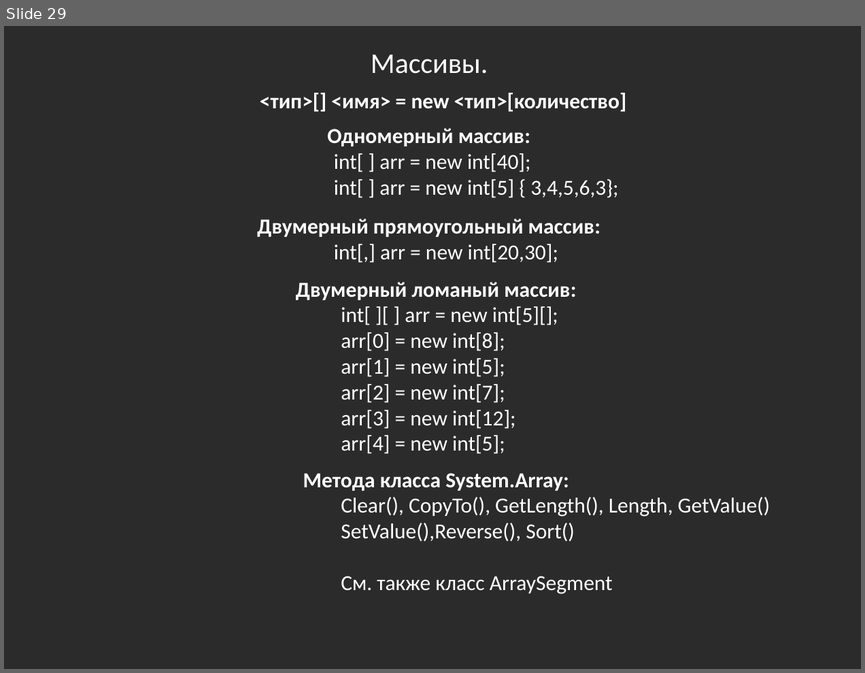
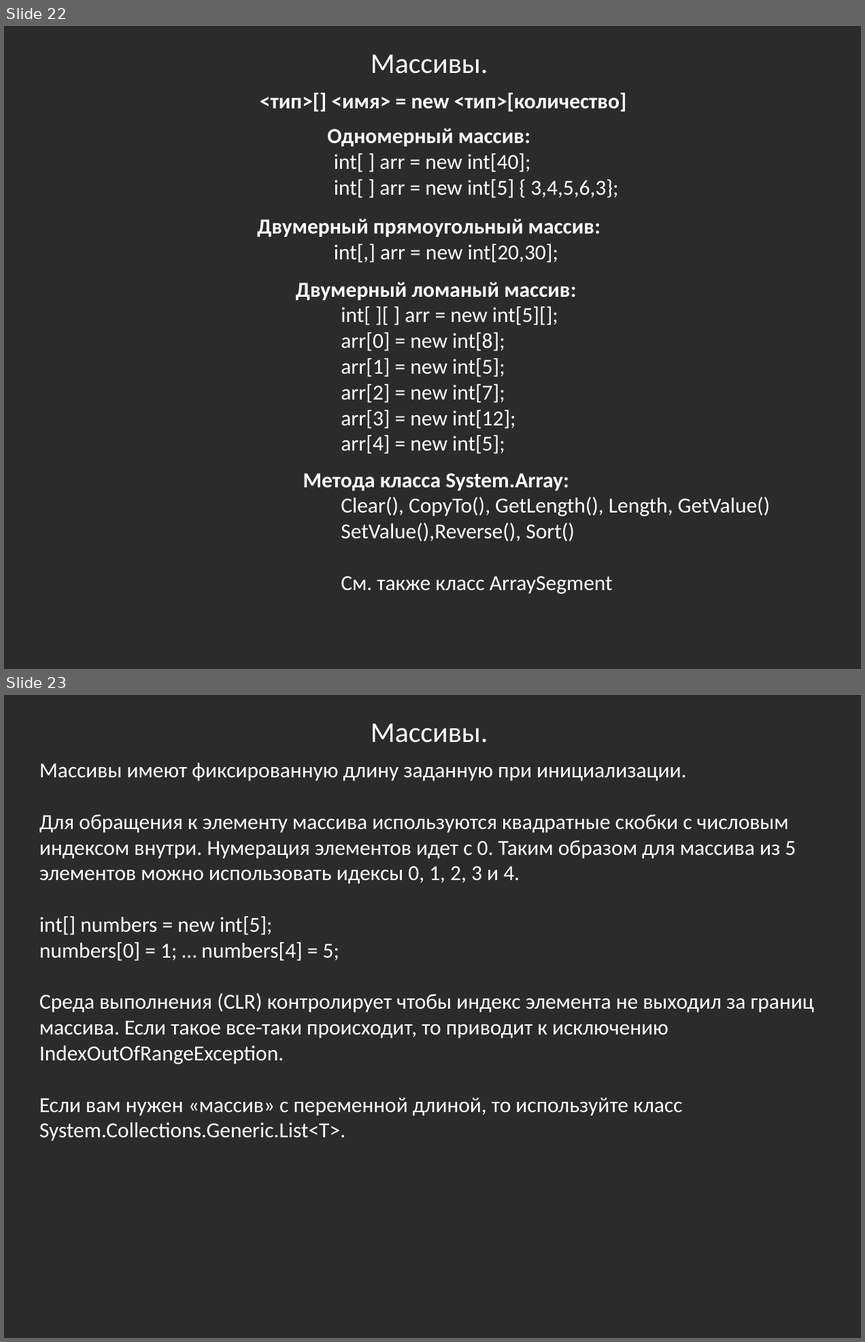
Before and after one commit to bazile/Training, a slide deck: Presentation/lesson-01.pptx. Shown one above the other, each under a label of ours: slide 29 before the commit, slides 22 and 23 after it. The pictures are 865x673 and 865x1342 pixels, drawn with LibreOffice and Linux fonts; fonts in the diff are those of the drawing; background and template pictures are left out; a plain dark background stands for a picture behind light text. Boxes give left, top, right and bottom in pixels: in the first picture for what was removed or moved away, otherwise in the second. Text is boxed around its words. In the diff, an @@ line names an element or a change of style, - is before the commit and + after.

```diff
--- a/Presentation/lesson-01.pptx
+++ b/Presentation/lesson-01.pptx
@@ slide 23 added at <box>4,695,861,1338</box>, background picture (left out) @@
@@ text added at <box>371,724,488,743</box>, 24 pt, text #FFFFFF @@
+Массивы.
@@ text added at <box>39,762,814,1140</box>, 18 pt, text #FFFFFF @@
+Массивы имеют фиксированную длину заданную при инициализации.
+Для обращения к элементу массива используются квадратные скобки с числовым индексом внутри. Нумерация элементов идет с 0. Таким образом для массива из 5 элементов можно использовать идексы 0, 1, 2, 3 и 4.
+int[] numbers = new int[5];
+numbers[0] = 1; … numbers[4] = 5;
+Среда выполнения (CLR) контролирует чтобы индекс элемента не выходил за границ массива. Если такое все-таки происходит, то приводит к исключению IndexOutOfRangeException.
+Если вам нужен «массив» с переменной длиной, то используйте класс System.Collections.Generic.List<T>.
@@ what was slide 29 is now slide 22 @@
```
Also in this commit, not shown: 1 slide changed, 2 other files.
